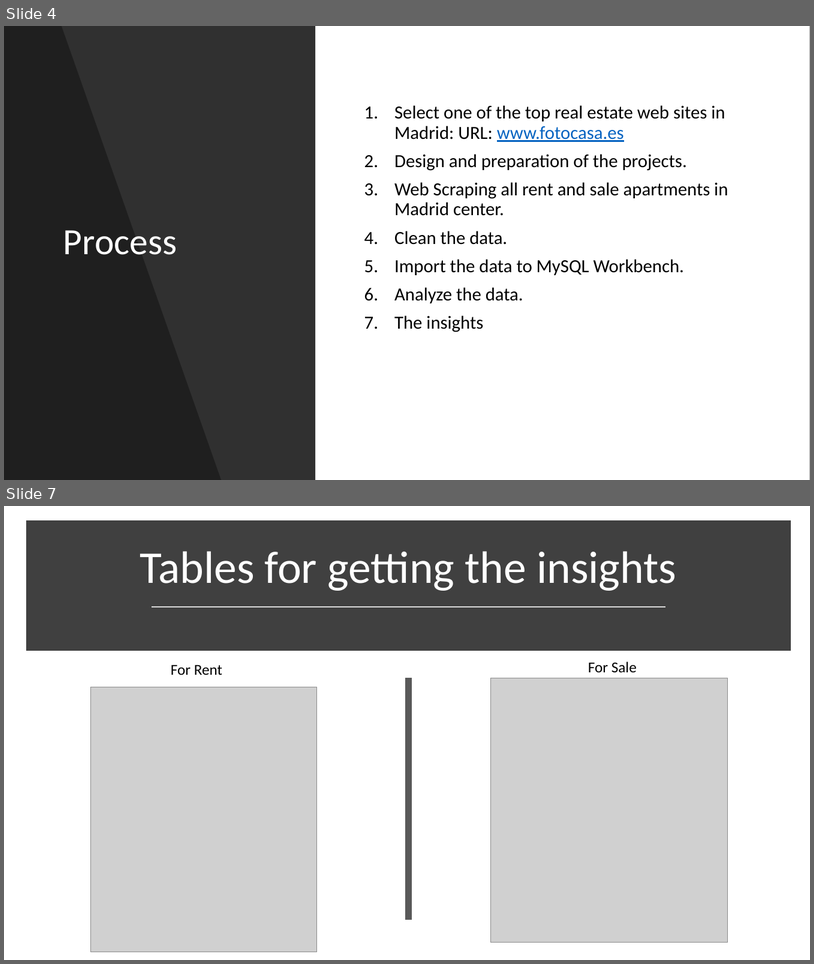
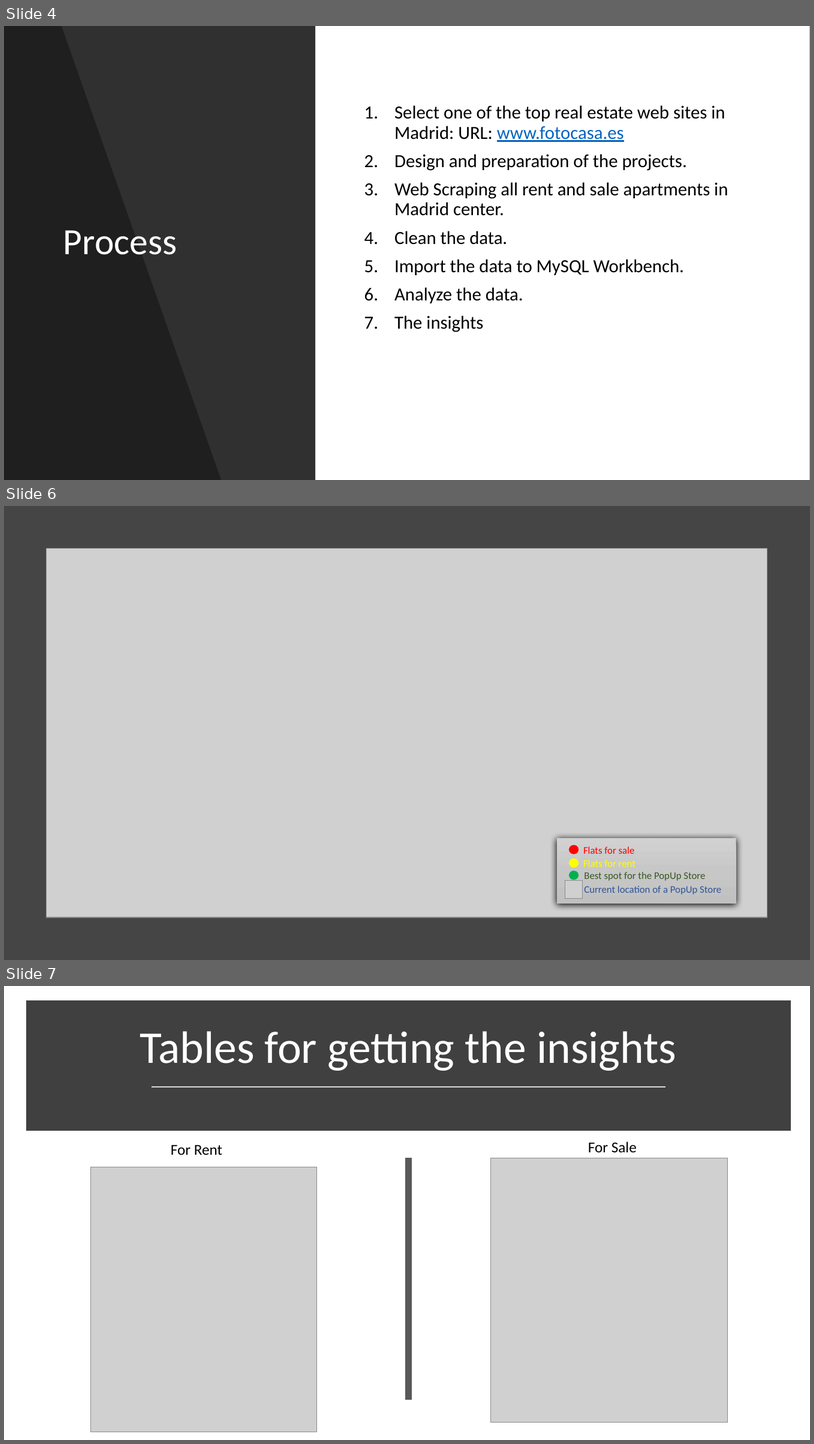
Before and after one commit to isra-st/NewPoPUpStore, a slide deck: New PopUpStore.pptx. Shown one above the other, each under a label of ours: slides 4 and 7 before the commit, slides 4, 6 and 7 after it; the slides between them are not shown. The pictures are 814x964 and 814x1444 pixels, drawn with LibreOffice and Linux fonts; fonts in the diff are those of the drawing; grey boxes stand for pictures. Boxes give left, top, right and bottom in pixels: in the first picture for what was removed or moved away, otherwise in the second. Text is boxed around its words. In the diff, an @@ line names an element or a change of style, - is before the commit and + after.

```diff
--- a/New PopUpStore.pptx
+++ b/New PopUpStore.pptx
@@ slide 6 added at box(4, 506, 810, 960), background #454545 @@
@@ picture added at box(47, 549, 768, 917) @@
@@ rectangle added at box(557, 838, 737, 903), fill gradient #D2D2D2 to #C8C8C8 to #C0C0C0 @@
@@ ellipse added at box(570, 846, 579, 854), fill #FF0000, outline #FF0000 1 pt @@
@@ text added at box(584, 846, 635, 853), 12 pt, text #FF0000 @@
+Flats for sale
@@ ellipse added at box(570, 859, 579, 867), fill #FFFF00, outline #FFFF00 1 pt @@
@@ text added at box(584, 859, 636, 867), 12 pt, text #FFFF00 @@
+Flats for rent
@@ picture added at box(566, 880, 583, 898) @@
@@ ellipse added at box(570, 871, 579, 879), fill #00B050, outline #00B050 1 pt @@
@@ text added at box(584, 871, 705, 880), 12 pt, text #385723 @@
+Best spot for the PopUp Store
@@ text added at box(584, 885, 722, 894), 12 pt, text #2F5597 @@
+Current location of a PopUp Store
```
Also in this commit, not shown: 1 slide changed, 1 slide removed.
